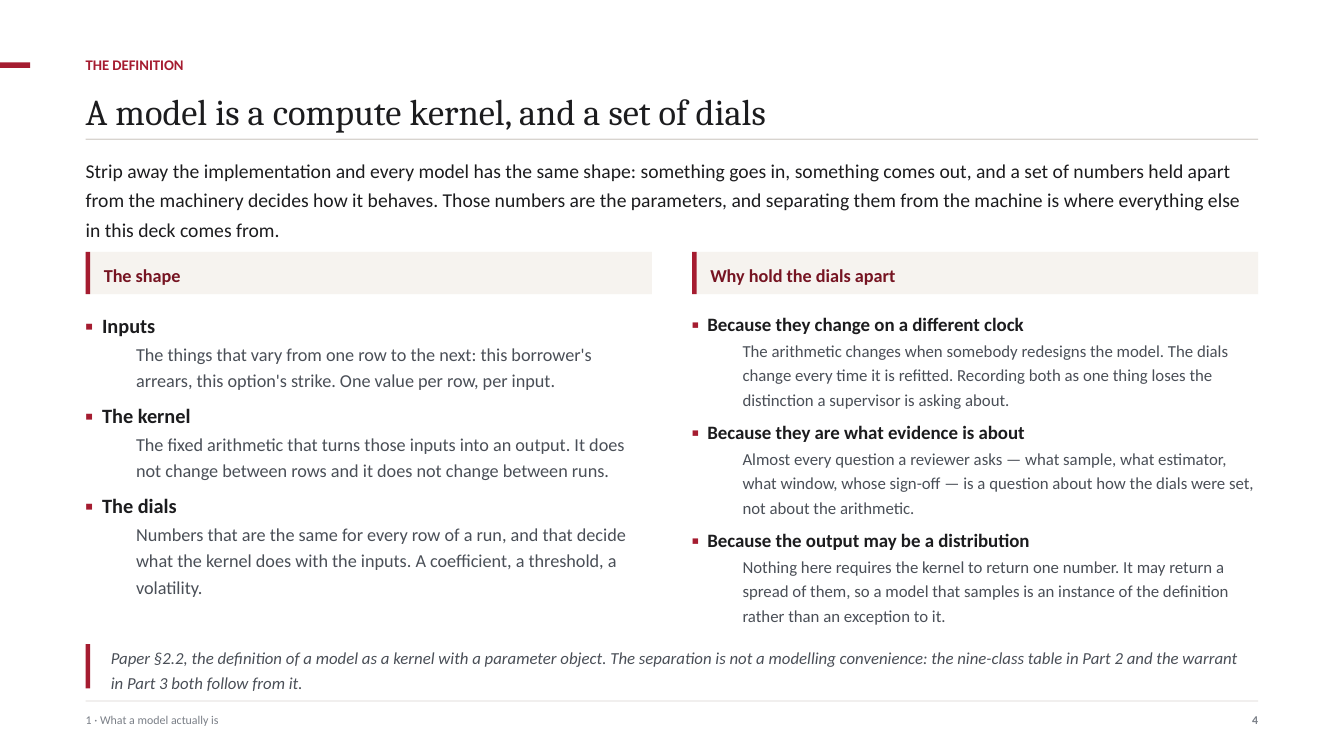
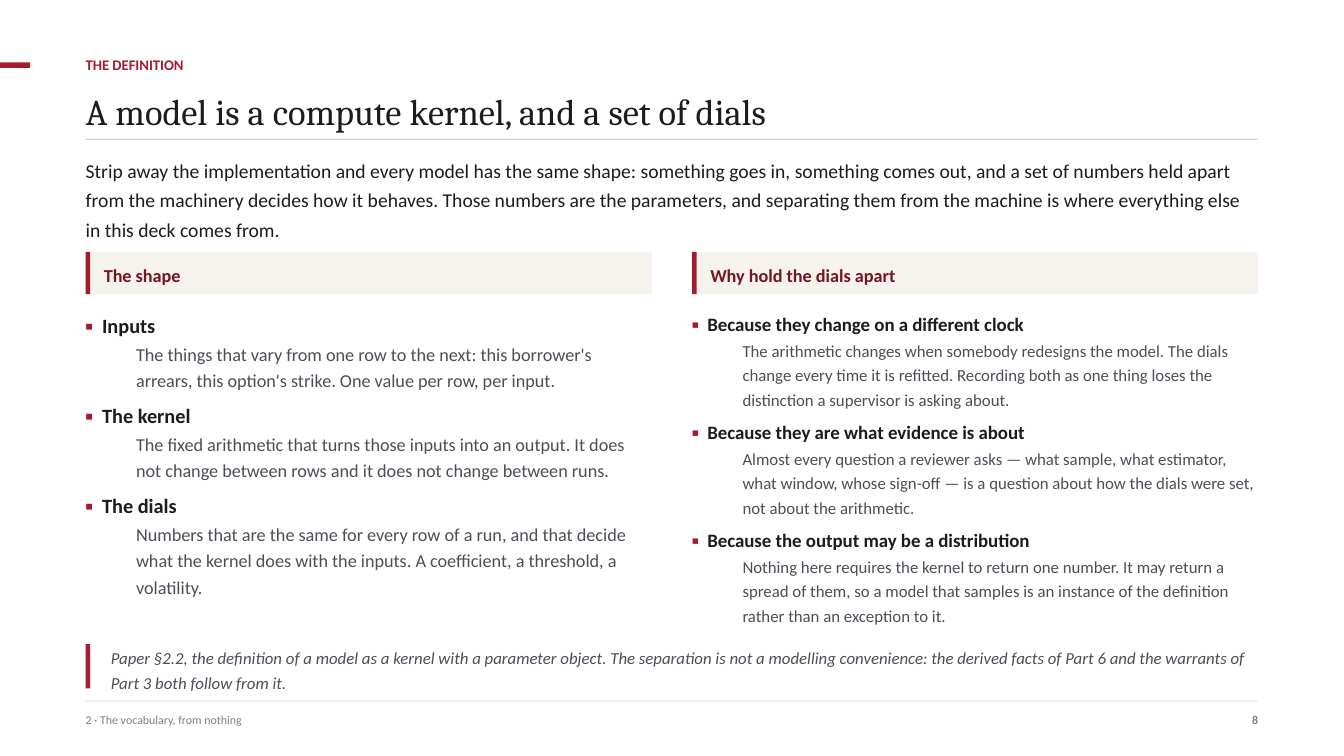
Before and after one commit to ajsinha/maya, a slide deck: slide 8 of docs/MAYA-Model-Management-Formalism-and-System-Design.pptx (slide 4 before the commit). Drawn at 1344x756 pixels with LibreOffice and Linux fonts; fonts in the diff are those of the drawing. Boxes give left, top, right and bottom in pixels: in the first picture for what was removed or moved away, otherwise in the second. Text is boxed around its words. In the diff, an @@ line names an element or a change of style, - is before the commit and + after.

Commit message:
The deck, rethought: 70 slides in nine parts, the 1.0.0 governance layer and fourteen case studies

```diff
--- a/docs/MAYA-Model-Management-Formalism-and-System-Design.pptx
+++ b/docs/MAYA-Model-Management-Formalism-and-System-Design.pptx
@@ text at (111,652,1245,691): text changed @@
-Paper §2.2, the definition of a model as a kernel with a parameter object. The separation is not a modelling convenience: the nine-class table in Part 2 and the warrant in Part 3 both follow from it.
+Paper §2.2, the definition of a model as a kernel with a parameter object. The separation is not a modelling convenience: the derived facts of Part 6 and the warrants of Part 3 both follow from it.
@@ text at (86,716,241,726): text changed @@
-1 · What a model actually is
+2 · The vocabulary, from nothing
@@ text at (1252,716,1258,724): text changed @@
-4
+8
```
Also in this commit, not shown: 42 other slides changed, 27 slides added, 47 slides removed, 12 other files.
